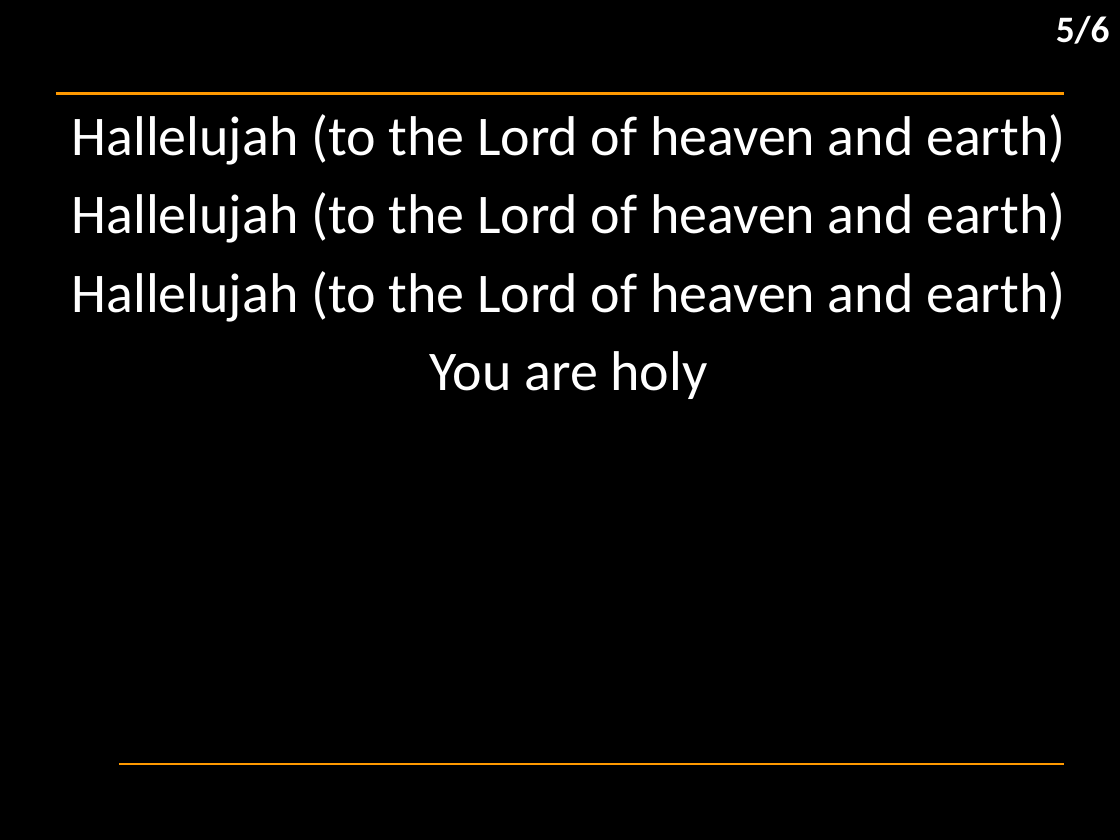
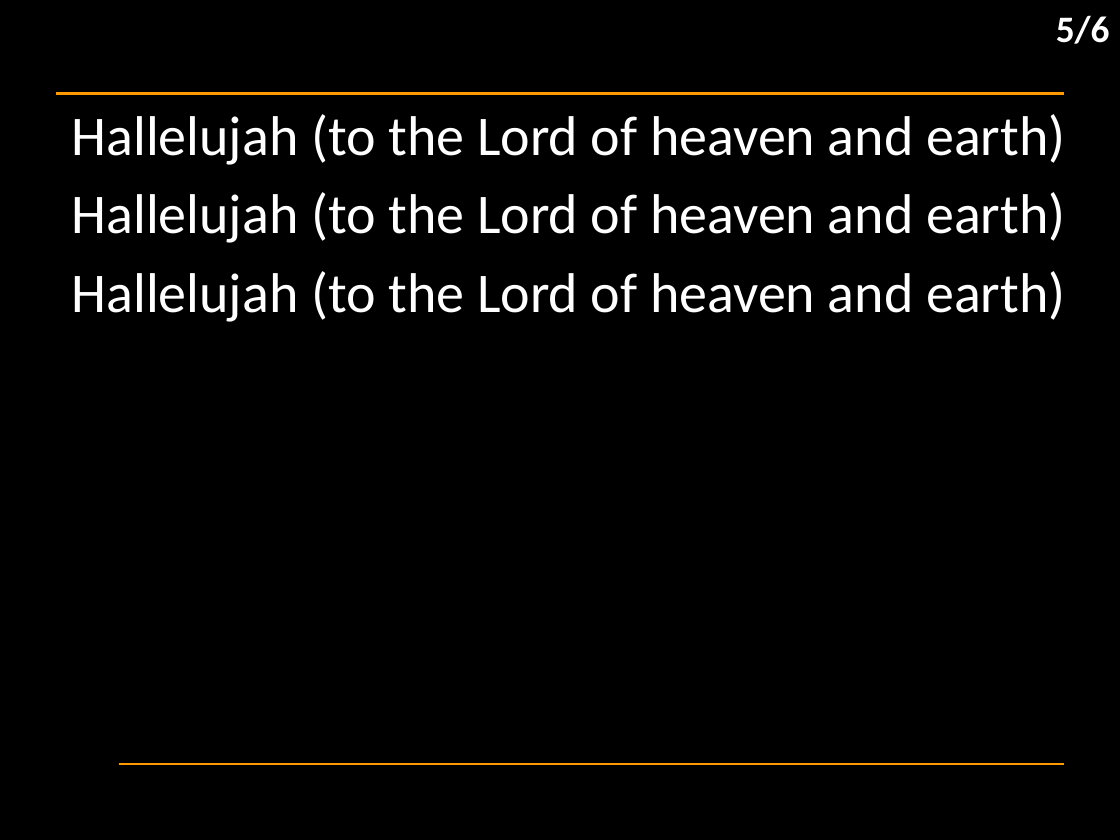
Before and after one commit to hoo-are-ya/worship, a slide deck: slide 29 of docs/songs_2026-08-23.pptx. Drawn at 1120x840 pixels with LibreOffice and Linux fonts; fonts in the diff are those of the drawing; background and template pictures are left out. Boxes give left, top, right and bottom in pixels: in the first picture for what was removed or moved away, otherwise in the second. Text is boxed around its words. In the diff, an @@ line names an element or a change of style, - is before the commit and + after.

```diff
--- a/docs/songs_2026-08-23.pptx
+++ b/docs/songs_2026-08-23.pptx
@@ subtitle at [430, 351, 708, 399]: paragraph removed @@
-You are holy
```
Also in this commit, not shown: 1 other slide changed.
